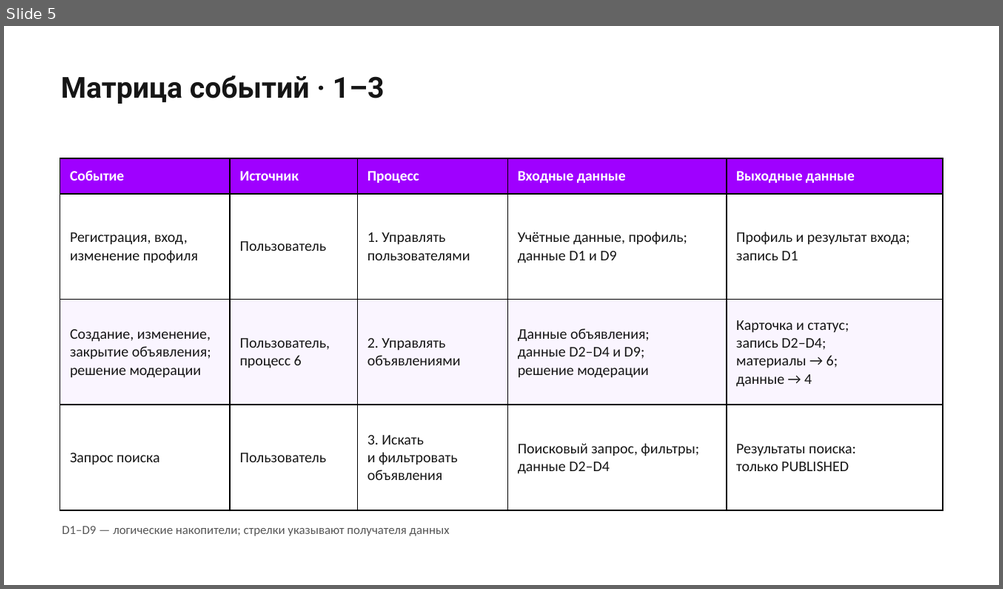
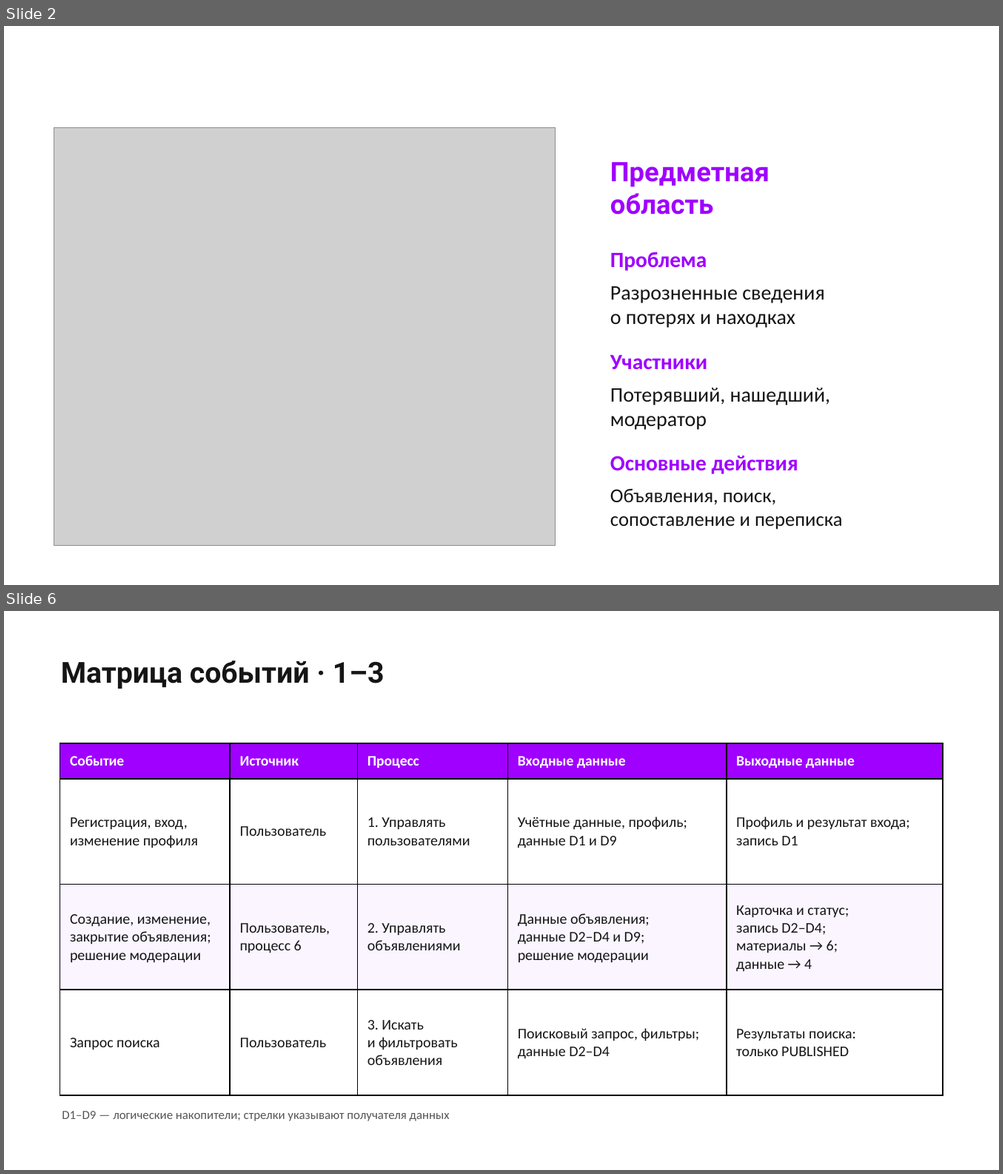
Before and after one commit to falltest/DATABASES_Fadey_Pushkin_Gurylev, a slide deck: Фадеев_Мосин_Гурылев лаб1/Презентация.pptx. Shown one above the other, each under a label of ours: slide 5 before the commit, slides 2 and 6 after it; the slides between them are not shown. The pictures are 1003x589 and 1003x1174 pixels, drawn with LibreOffice and Linux fonts; fonts in the diff are those of the drawing; grey boxes stand for pictures; background and template pictures are left out. Boxes give left, top, right and bottom in pixels: in the first picture for what was removed or moved away, otherwise in the second. Text is boxed around its words. In the diff, an @@ line names an element or a change of style, - is before the commit and + after.

Commit message:
ЛР-1: уточнить цель, задачи и предметную область, согласовать DFD

```diff
--- a/Фадеев_Мосин_Гурылев лаб1/Презентация.pptx
+++ b/Фадеев_Мосин_Гурылев лаб1/Презентация.pptx
@@ slide 2 added at box(4, 26, 999, 585), background picture (left out) @@
@@ picture added at box(54, 127, 555, 545) @@
@@ rectangle added at box(877, 145, 943, 187), fill #FFFFFF @@
@@ text added at box(610, 162, 769, 215), 19.5 pt, text #9F00FF, bold @@
+Предметная
+область
@@ text added at box(610, 252, 706, 271), 15.8 pt, text #9F00FF, bold @@
+Проблема
@@ text added at box(610, 286, 824, 328), 15 pt, text #151515 @@
+Разрозненные сведения
+о потерях и находках
@@ text added at box(610, 355, 707, 370), 15.8 pt, text #9F00FF, bold @@
+Участники
@@ text added at box(610, 388, 830, 430), 15 pt, text #151515 @@
+Потерявший, нашедший,
+модератор
@@ text added at box(610, 456, 798, 474), 15.8 pt, text #9F00FF, bold @@
+Основные действия
@@ text added at box(610, 489, 842, 530), 14.2 pt, text #151515 @@
+Объявления, поиск,
+сопоставление и переписка
@@ what was slide 5 is now slide 6 @@
```
Also in this commit, not shown: 6 slides changed, 2 other slides added, 2 slides removed, 2 other files.
